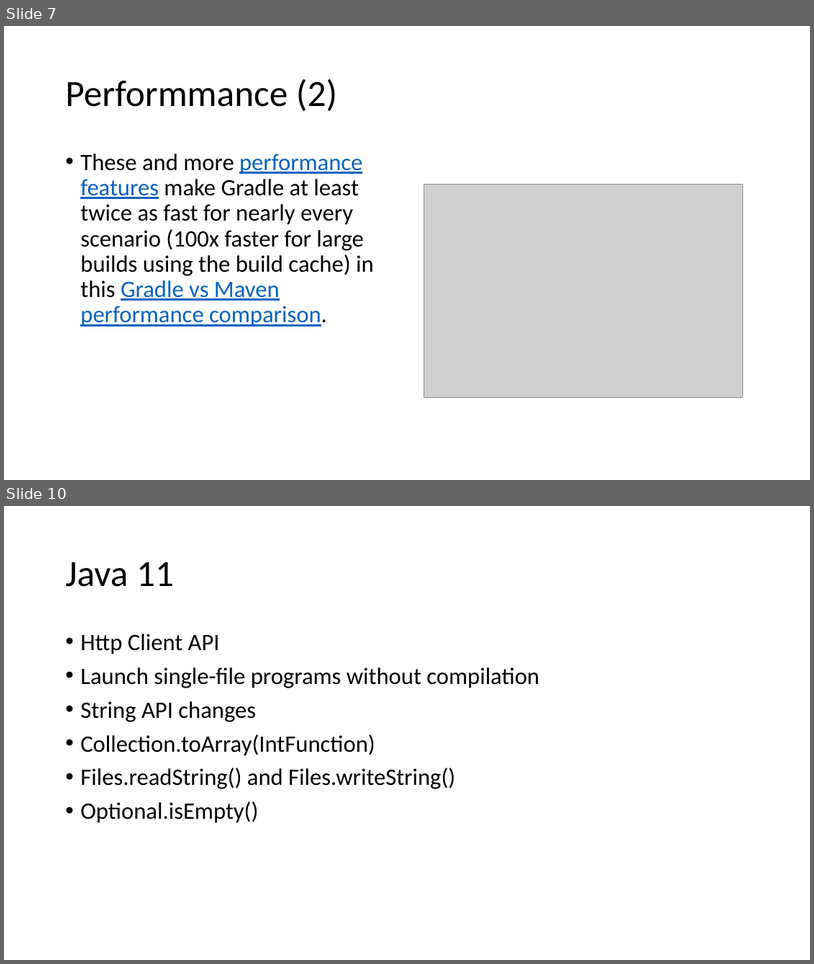
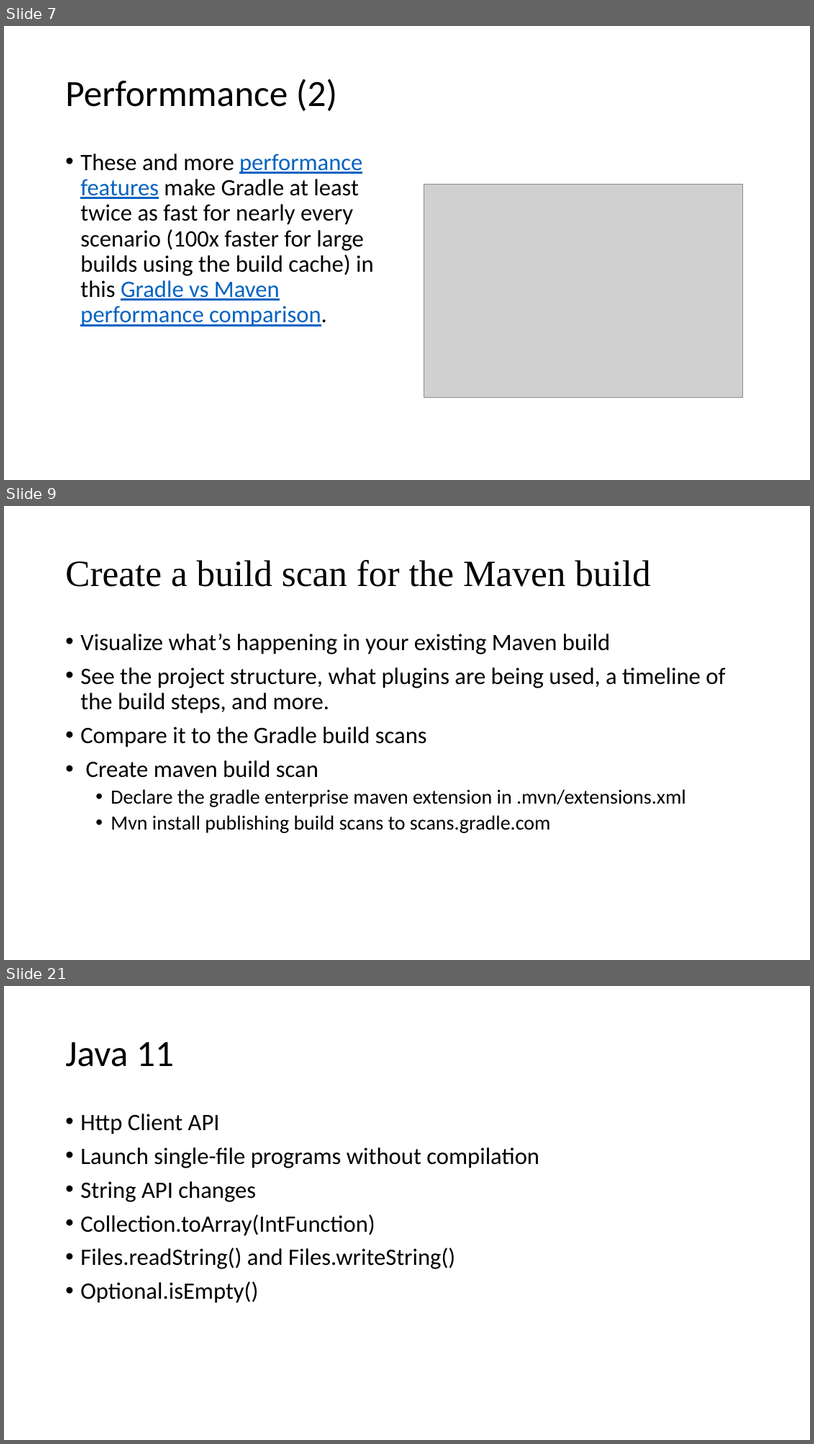
Before and after one commit to dangnh16/timebird-objective, a slide deck: Gradle and java 11.pptx. Shown one above the other, each under a label of ours: slides 7 and 10 before the commit, slides 7, 9 and 21 after it; the slides between them are not shown. The pictures are 814x964 and 814x1444 pixels, drawn with LibreOffice and Linux fonts; fonts in the diff are those of the drawing; grey boxes stand for pictures. Boxes give left, top, right and bottom in pixels: in the first picture for what was removed or moved away, otherwise in the second. Text is boxed around its words. In the diff, an @@ line names an element or a change of style, - is before the commit and + after.

```diff
--- a/Gradle and java 11.pptx
+++ b/Gradle and java 11.pptx
@@ slide 9 added at box(4, 506, 810, 960), background #FFFFFF @@
@@ title added at box(65, 560, 651, 587), 44 pt, text #000000 @@
+Create a build scan for the Maven build
@@ text added at box(80, 633, 725, 833), 28 pt, text #000000 @@
+• Visualize what’s happening in your existing Maven build
+• See the project structure, what plugins are being used, a timeline of the build steps, and more.
+• Compare it to the Gradle build scans
+• Create maven build scan
+  • Declare the gradle enterprise maven extension in .mvn/extensions.xml
+  • Mvn install publishing build scans to scans.gradle.com
@@ what was slide 10 is now slide 21 @@
```
Also in this commit, not shown: 2 slides changed, 12 other slides added.
